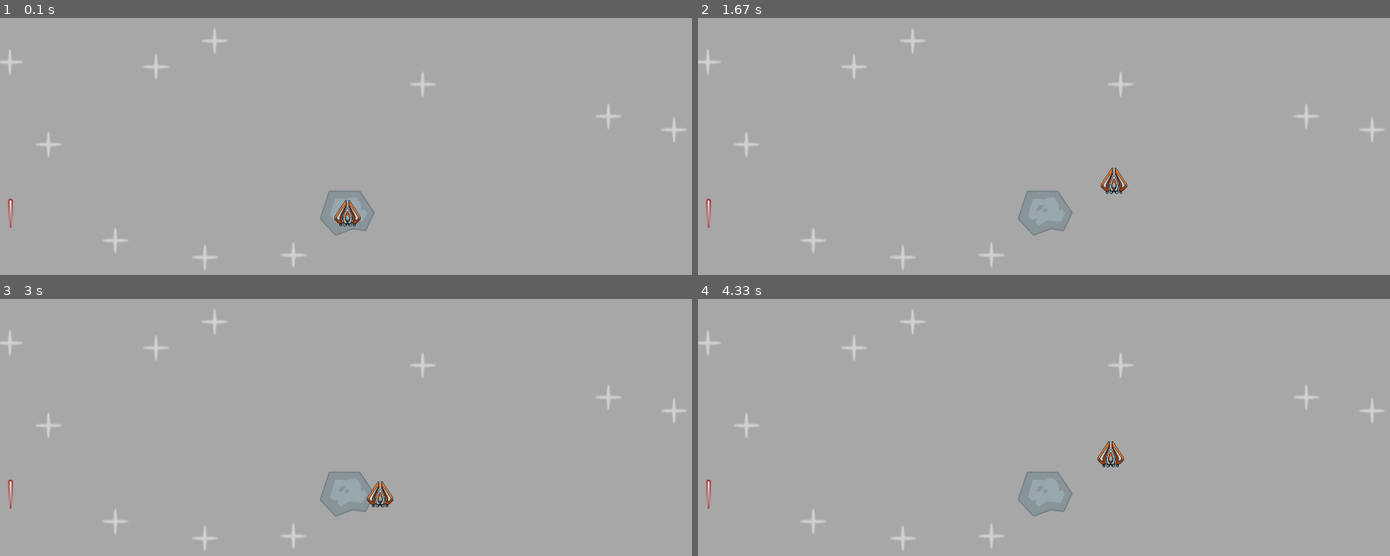
Above: before the commit, frames 1-4 (two rows, left to right).
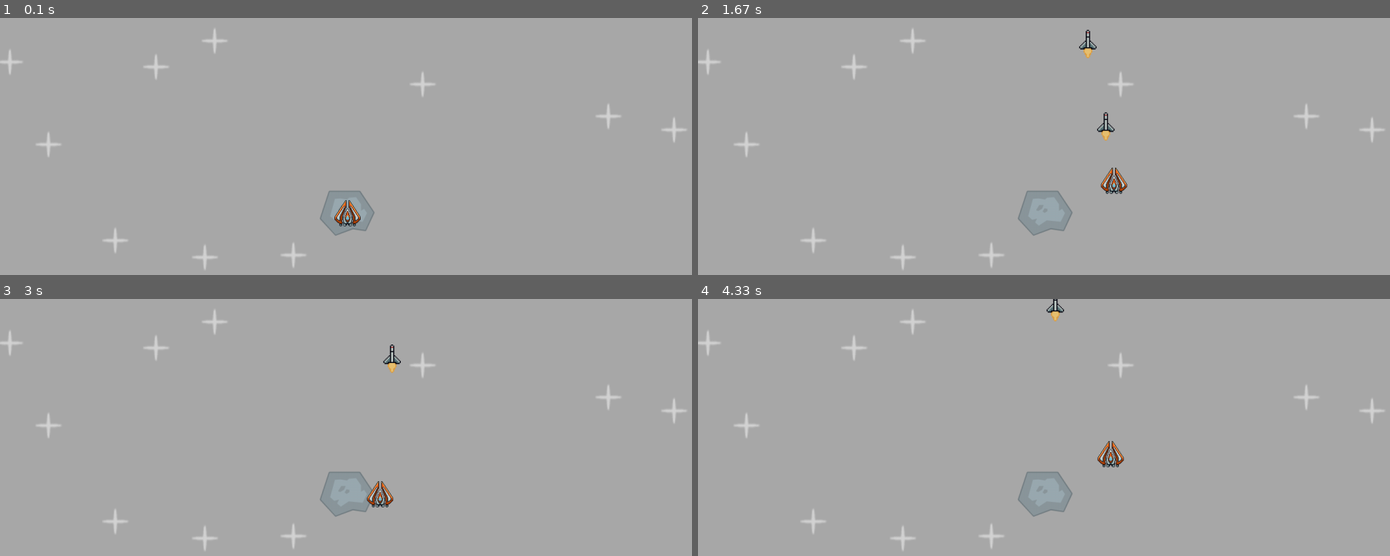
Above: after the commit, the same moments.

Repository: Eric-lab-star/pygame-space
Game: pygame game, started from source/main.py
Two runs of this game, one before a commit and one after it. Both use one fixed random seed, a clock stepped at 60 frames per second and the inputs below.
Inputs:
- Up to frame 1 (0.1 s): no input
- Up to frame 2 (1.67 s): tap Space at 0.33, 0.73, 1.03, 1.23, 1.57 s; hold D 0.67-1.13 s; hold W 1.17-1.47 s; hold D from 1.5 s (still down)
- Up to frame 3 (3 s): tap Space at 1.87, 2.07, 2.37, 2.63, 2.97 s; release D at 1.97 s; hold A 2-2.53 s; hold S 2.57-2.87 s; hold A from 2.9 s (still down)
- Up to frame 4 (4.33 s): tap Space at 3.27, 3.4, 3.8, 4.1 s; release A at 3.3 s; hold W 3.33-3.7 s; hold D from 3.73 s (still down)

The runs differ from the first frame. In frame 1, less than 0.1% of the frame differs, in the area x 1-2%, y 70-82%; in frame 2, 0.3%, in the area x 1-61%, y 4-82%; in frame 3, 0.2%; in frame 4, 0.2%.

Commit message:
laser motion

Diff:
--- a/source/entity/entity_option.py
+++ b/source/entity/entity_option.py
@@ -6,3 +6,7 @@
     width: int
     height: int
     group: pygame.sprite.Group
+
+
+class LaserOptions(TypedDict):
+    group: pygame.sprite.Group
--- a/source/entity/laser.py
+++ b/source/entity/laser.py
@@ -2,30 +2,29 @@
 from typing import ClassVar, Unpack
 import pygame
 
-from .entity_option import EntityOptions
+from .entity_option import LaserOptions
 
 
 class Laser(pygame.sprite.Sprite):
     group: ClassVar[pygame.sprite.Group]
     surf: ClassVar[pygame.Surface]
-    w: ClassVar[int]
-    h: ClassVar[int]
-    path: ClassVar[str] = join("images", "laser.png")
+    path: ClassVar[str] = join("images", "missile1.png")
     _configured: ClassVar[bool] = False
 
     @classmethod
-    def config(cls, **options: Unpack[EntityOptions]):
-        cls.w = options["width"]
-        cls.h = options["height"]
+    def config(cls, **options: Unpack[LaserOptions]):
         cls.group = options["group"]
+        cls.surf = pygame.image.load(cls.path).convert_alpha()
         cls._configured = True
 
-    def __init__(self):
+    def __init__(self, pos):
         if not Laser._configured:
             raise RuntimeError("must call Laser.config() ")
         super().__init__(Laser.group)
-        self.image = pygame.image.load(Laser.path).convert_alpha()
-        self.rect = self.image.get_frect(center=(20, Laser.h / 2))
+        self.image = Laser.surf
+        self.rect: pygame.FRect = self.image.get_frect(midbottom=pos)
 
     def update(self, dt):
-        pass
+        self.rect.centery -= 400 * dt
+        if self.rect.bottom < 0:
+            self.kill()
--- a/source/entity/player.py
+++ b/source/entity/player.py
@@ -1,6 +1,8 @@
 from typing import ClassVar, Unpack
 import pygame
 from os.path import join
+
+from .laser import Laser
 
 from .entity_option import EntityOptions
 
@@ -22,6 +24,7 @@
         cls.group = options["group"]
         cls.surf = pygame.image.load(cls.path).convert_alpha()
         cls._configured = True
+        Laser.config(group=options["group"])
 
     def __init__(self):
         if not Player._configured:
@@ -47,7 +50,7 @@
         self.laser_timer()
         recent_keys = pygame.key.get_just_pressed()
         if recent_keys[pygame.K_SPACE] and self.can_shoot:
-            print("fire laser")
+            Laser(self.rect.midtop)
             self.can_shoot = False
             self.laser_time = pygame.time.get_ticks()
 
--- a/source/main.py
+++ b/source/main.py
@@ -22,7 +22,6 @@
     Laser.config(**options)
 
     Star.create(10)
-    Laser()
     Meteor()
     Player()
 
Binary file changed: images/laser.png
Binary file added: images/missile1.png
